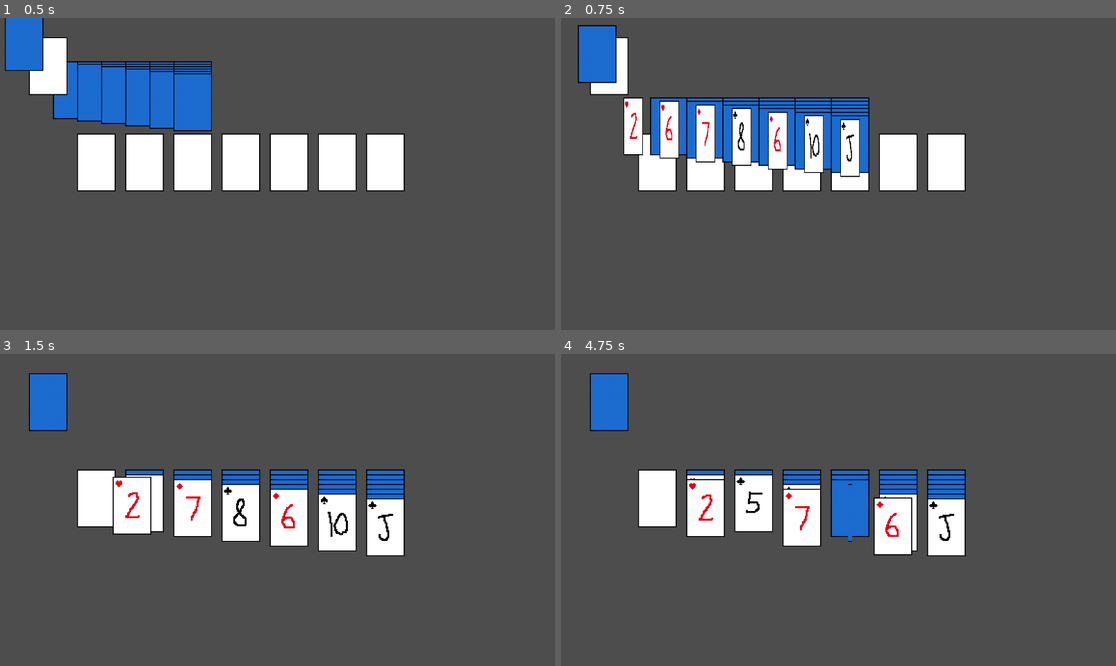
Above: before the commit, frames 1-4 (two rows, left to right).
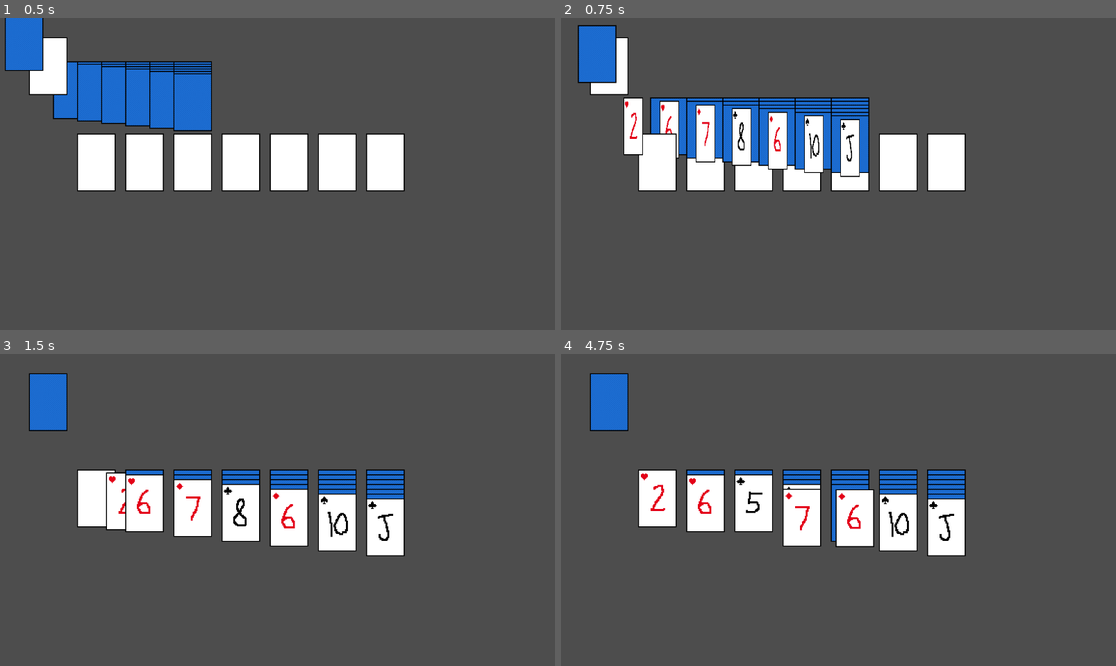
Above: after the commit, the same moments.

Repository: pnkmht135/Solitaire
Game: Godot game, scene res://Game.tscn
Same seed, same stepped clock (60 frames per second), same inputs: the game is played once before the commit and once after it.
Inputs (mouse positions are in pixels of both pictures, inside the frame that each line leads up to):
- Up to frame 1 (0.5 s): no input
- Up to frame 2 (0.75 s): move the mouse to (655, 161) at 0.52 s; press the mouse at (655, 161) at 0.53 s
- Up to frame 3 (1.5 s): tap Enter at 1.25 s; move the mouse to (144, 503) at 1.27 s; release the mouse at (144, 503) at 1.28 s; click (144, 503) at 1.35 s
- Up to frame 4 (4.75 s): move the mouse to (755, 506) at 2.02 s; press the mouse at (755, 506) at 2.03 s; tap Space at 2.75 s; move the mouse to (799, 513) at 2.77 s; release the mouse at (799, 513) at 2.78 s; click (799, 513) at 2.85 s; move the mouse to (849, 516) at 3.52 s; press the mouse at (849, 516) at 3.53 s; tap Enter at 4.25 s; move the mouse to (899, 522) at 4.27 s; release the mouse at (899, 522) at 4.28 s; click (899, 522) at 4.35 s

Frame 1 is identical in both runs. In frame 2, 0.2% of the frame differs, in the area x 16-21%, y 36-46%; in frame 3, 0.6%; in frame 4, 2.3%, in the area x 14-64%, y 38-65%.
Error before the commit: Out of bounds get index '-1' (on base: 'Array[Card]') (res://Game)

Commit message:
now can only stack card on tablueas with the correct open cards. Fixed some bugs with the card moving and dropping

Diff:
--- a/Game elements/Card.tscn
+++ b/Game elements/Card.tscn
@@ -19,7 +19,7 @@
 frame = 52
 
 [node name="Hit_Box" type="Area2D" parent="."]
-collision_mask = 0
+collision_mask = 2
 
 [node name="CollisionShape2D" type="CollisionShape2D" parent="Hit_Box"]
 scale = Vector2(0.75, 0.75)
--- a/Game elements/Table_Element_Class.gd
+++ b/Game elements/Table_Element_Class.gd
@@ -1,5 +1,5 @@
 class_name Table_Element
-extends Node
+extends Node2D
 
 @onready var num_cards : int = 0
 @onready var cards_stack : Array[Card] = []
--- a/Game elements/Tableau.tscn
+++ b/Game elements/Tableau.tscn
@@ -17,6 +17,7 @@
 frame = 53
 
 [node name="Click_Area" type="Area2D" parent="."]
+scale = Vector2(0.75, 0.75)
 collision_layer = 2
 
 [node name="Shape" type="CollisionShape2D" parent="Click_Area"]
--- a/Game elements/card.gd
+++ b/Game elements/card.gd
@@ -6,16 +6,19 @@
 @onready var parent: Table_Element = null # is it in the stockpile or tableau or a pile
 @onready var index: int = 0
 @onready var in_hand: bool = false
-@onready var current_position: Vector2 = Vector2(0,0)
+@onready var current_position: Vector2
 @export var suit : Global.Suit = Global.Suit.HIDDEN
 @export_range(0,12) var num : int = 1
 @export var is_hidden : bool = true
-
+# TODO: let non-hidden cards in a Tabluea have children.
 # TODO: add card hitbod that is disabled by default, enabled when in hand.
 # TODO: have the index of the card in its parent saved in card itself.
+func _ready() -> void:
+	set_process(false)
+
 func flip_card()->void:
 	# Change cards suit and num for consistancys
-	var new_frame=Vector2i(num,suit)
+	var new_frame=Vector2i(num,sprite_dict.find_key(suit))
 	if not(is_hidden):
 		new_frame=Vector2i(sprite_dict["hidden_column"],sprite_dict[Global.Suit.HIDDEN])
 		is_hidden=true
@@ -27,24 +30,29 @@
 	tween.tween_property(sprite, "frame_coords", new_frame,0)
 	tween.tween_property(sprite, "scale:x", 1,0.5)
 
-func move_to(new_parent:Table_Element):
+func move_to(new_parent:Table_Element)->void:
 	if parent:
 		parent.remove_card(self,index)
 	new_parent.add_card(self)
 	#reparent(new_parent)
 	parent=new_parent
 
-# TODO: make more efficient so that process only active when in hand, use set_process(false)
+func return_to_place()->void:
+	if not(current_position):
+		push_error("Tried to return a card without a set current place")
+		return
+	var tween_drop = create_tween()
+	tween_drop.set_ease(Tween.EASE_IN_OUT)
+	#TODO: double check if global or local needed here
+	tween_drop.tween_property($".","global_position",current_position,0.5)
+
+
 func _process(delta: float) -> void:
-	if in_hand:
+	if in_hand: # TODO: fix buc where Drop card logic overrides addcard logic.
 		global_position=get_global_mouse_position()
 		if Input.is_action_just_released("Click"):
-			#print("Dropped card")
-			var tween_drop = create_tween()
-			tween_drop.set_ease(Tween.EASE_IN_OUT)
-			#print("Sending back")
-			tween_drop.tween_property($".","global_position",current_position,0.5)
-			#print("Back")
+			# TODO: Make this if statement cleaner
+			if not($Hit_Box.has_overlapping_areas()) or $Hit_Box.overlaps_area(parent.get_node_or_null("Click_Area")):
+				return_to_place()
 			in_hand=false
-			#await in_hand==false
 			set_process(false)
--- a/Game elements/stockpile.gd
+++ b/Game elements/stockpile.gd
@@ -14,6 +14,8 @@
 			var tween = create_tween()
 			tween.set_ease(Tween.EASE_IN_OUT)
 			tween.tween_property(card,"position",Vector2(0,0),1)
+			card.current_position=position
+
 
 
 # Called every frame. 'delta' is the elapsed time since the previous frame.
--- a/Game elements/tableau.gd
+++ b/Game elements/tableau.gd
@@ -11,8 +11,8 @@
 @onready var offset : int = 10
 @onready var card_to_add : Card = null
 
-#func _ready() -> void:
-	#set_process(false)
+func _ready() -> void:
+	set_process(false)
 
 func initiate(cards:Array[Card]) -> void:
 	# render stack if exists, set hitboxes and card hiddenness accodingly accordingly.
@@ -27,6 +27,7 @@
 			var tween = create_tween()
 			tween.set_ease(Tween.EASE_IN_OUT)
 			tween.tween_property(card,"position",Vector2(0,current_offset),1)
+			card.current_position=Vector2(0,current_offset)
 			current_offset+=offset
 			card.move_to_front()
 			#await tween.finished # dont like the look
@@ -36,22 +37,36 @@
 		cards_stack[-1].flip_card()
 
 func _process(delta: float) -> void:
+	# TODO: manage this nesting!!!
 	if card_to_add != null:
 		if Input.is_action_just_released("Click"):
-			card_to_add.move_to(self)
+			if cards_stack.is_empty():
+				if card_to_add.num==12:
+					card_to_add.move_to(self)
+				set_process(false)
+				return
+			var topcard=cards_stack[-1]
+			if (topcard.suit)%2!=card_to_add.suit%2 and topcard.num-1==card_to_add.num:
+				print(topcard.suit," ", card_to_add.suit, " Should be diff mod 2: ", topcard.suit%2," ", card_to_add.suit%2,Global.Suit.find_key(topcard.suit)," ",Global.Suit.find_key(card_to_add.suit))
+				card_to_add.move_to(self)
+				return
+			card_to_add.return_to_place()
+			set_process(false)
 
 func _on_click_area_input_event(viewport: Node, event: InputEvent, shape_idx: int) -> void:
 	if event.is_action_pressed("Click"):
 		if not cards_stack.is_empty():
 			cards_stack[-1].current_position=self.position+Vector2(0,offset*(num_cards-1))
 			cards_stack[-1].in_hand=true
-			cards_stack[-1].move_to_front()
+			move_to_front()
 			cards_stack[-1].set_process(true)
 
 func add_card(card: Card):
 	card.in_hand=false
 	card.reparent(self)
 	card.position=Vector2(0,offset*num_cards)
+	if num_cards>0:
+		click_area.position=Vector2(0,offset*num_cards)
 	num_cards+=1
 	cards_stack.append(card)
 
@@ -64,7 +79,11 @@
 		push_error("Can only remove card from the end of Tabluea for now.")
 	cards_stack.erase(card)
 	num_cards-=1
-	if cards_stack[-1].is_hidden:
+	if num_cards>0:
+		click_area.position-=Vector2(0,offset)
+	else:
+		num_cards=0
+	if not(cards_stack.is_empty()) and cards_stack[-1].is_hidden:
 		cards_stack[-1].flip_card()
 
 func _on_click_area_area_entered(area: Area2D) -> void:
--- a/Global.gd
+++ b/Global.gd
@@ -2,8 +2,8 @@
 
 enum Suit {
 	HEART,
+	SPADE,
 	DIAMOND,
-	SPADE,
 	CLOVER,
 	HIDDEN,
 	NONE
--- a/game.gd
+++ b/game.gd
@@ -18,6 +18,7 @@
 	# Generate deck of cards
 	var suits: Array[Global.Suit] =[Global.Suit.HEART,Global.Suit.DIAMOND,Global.Suit.SPADE,Global.Suit.CLOVER]
 	for things in suits:
+		print(things,Global.Suit.find_key(things))
 		for i in range(0,12):
 			var card= CARD.instantiate()
 			card.suit=things
